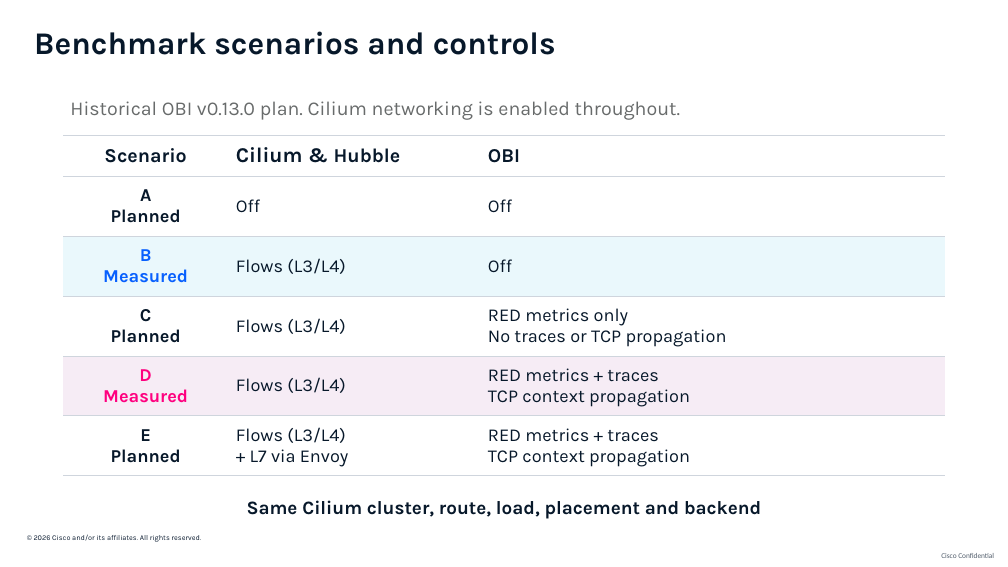
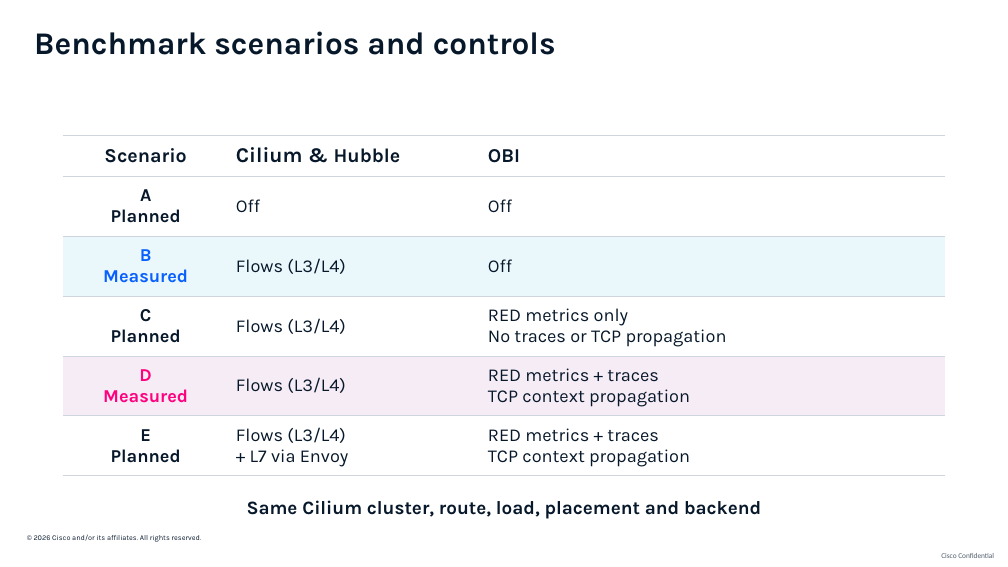
Before and after one commit to ajimenez1503/cilium-obi-demo, a slide deck: slide 26 of slides/cilium-obi-session-deck-latest.pptx. Drawn at 1008x567 pixels with LibreOffice and Linux fonts; fonts in the diff are those of the drawing; background and template pictures are left out. Boxes give left, top, right and bottom in pixels: in the first picture for what was removed or moved away, otherwise in the second. Text is boxed around its words. In the diff, an @@ line names an element or a change of style, - is before the commit and + after.

```diff
--- a/slides/cilium-obi-session-deck-latest.pptx
+++ b/slides/cilium-obi-session-deck-latest.pptx
@@ text removed at (70, 101, 680, 120) @@
-Historical OBI v0.13.0 plan. Cilium networking is enabled throughout.
```
Also in this commit, not shown: 10 other slides changed.
